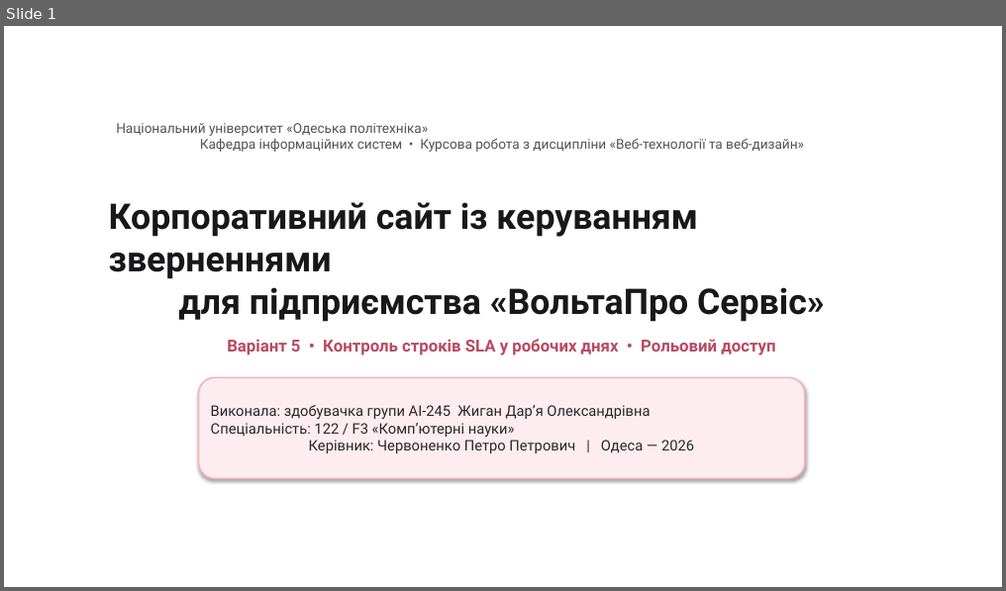
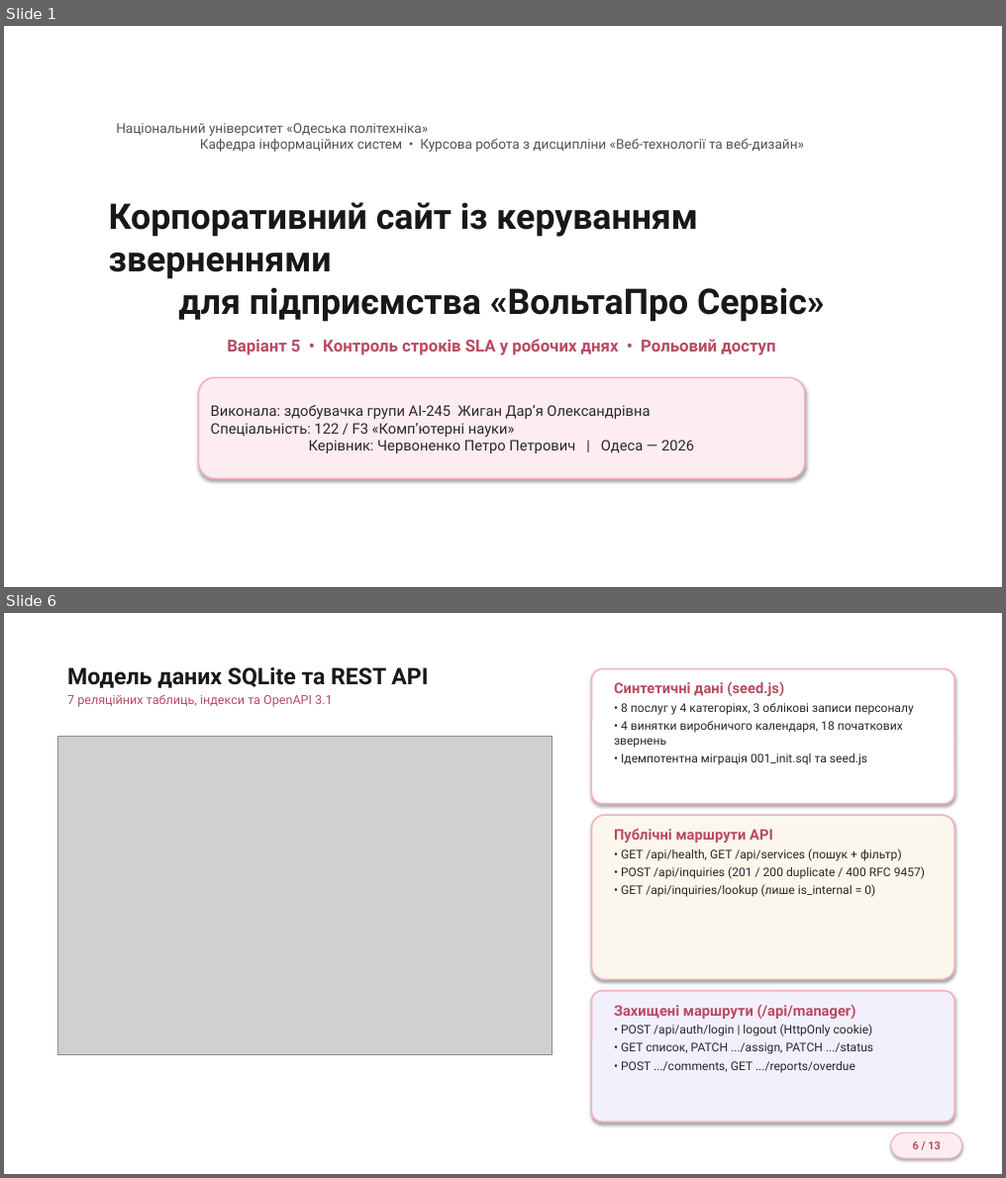
Before and after one commit to Zhyhan245/voltapro-service-inquiries, a slide deck: docs/Презентація_Жиган_Д_О_АІ-245.pptx. Shown one above the other, each under a label of ours: slide 1 before the commit, slides 1 and 6 after it; the slides between them are not shown. The pictures are 1006x591 and 1006x1178 pixels, drawn with LibreOffice and Linux fonts; fonts in the diff are those of the drawing; grey boxes stand for pictures; background and template pictures are left out. Boxes give left, top, right and bottom in pixels: in the first picture for what was removed or moved away, otherwise in the second. Text is boxed around its words. In the diff, an @@ line names an element or a change of style, - is before the commit and + after.

```diff
--- a/docs/Презентація_Жиган_Д_О_АІ-245.pptx
+++ b/docs/Презентація_Жиган_Д_О_АІ-245.pptx
@@ slide 6 added at [4,613,1002,1174], background picture (left out) @@
@@ text added at [67,667,428,707], 12 pt, text #B84A62 @@
+Модель даних SQLite та REST API
+7 реляційних таблиць, індекси та OpenAPI 3.1
@@ rounded rectangle added at [592,669,954,804], fill #FFFFFF, outline #F3B2BE 1.5 pt @@
@@ text added at [614,681,914,765], 11.5 pt, text #27272A @@
+Синтетичні дані (seed.js)
+• 8 послуг у 4 категоріях, 3 облікові записи персоналу
+• 4 винятки виробничого календаря, 18 початкових звернень
+• Ідемпотентна міграція 001_init.sql та seed.js
@@ picture added at [57,737,552,1055] @@
@@ rounded rectangle added at [592,815,954,980], fill #FCF7EC, outline #F3B2BE 1.5 pt @@
@@ text added at [614,829,925,897], 11.5 pt, text #27272A @@
+Публічні маршрути API
+• GET /api/health, GET /api/services (пошук + фільтр)
+• POST /api/inquiries (201 / 200 duplicate / 400 RFC 9457)
+• GET /api/inquiries/lookup (лише is_internal = 0)
@@ rounded rectangle added at [592,991,954,1122], fill #F3F0FD, outline #F3B2BE 1.5 pt @@
@@ text added at [614,1004,873,1073], 11.5 pt, text #27272A @@
+Захищені маршрути (/api/manager)
+• POST /api/auth/login | logout (HttpOnly cookie)
+• GET список, PATCH .../assign, PATCH .../status
+• POST .../comments, GET .../reports/overdue
@@ rounded rectangle added at [891,1134,962,1158], fill #FDEDF0, outline #F3B2BE 1 pt, 10.5 pt, text #B84A62, bold @@
+6 / 13
```
Also in this commit, not shown: 6 slides changed, 5 other slides added, 3 slides removed.
